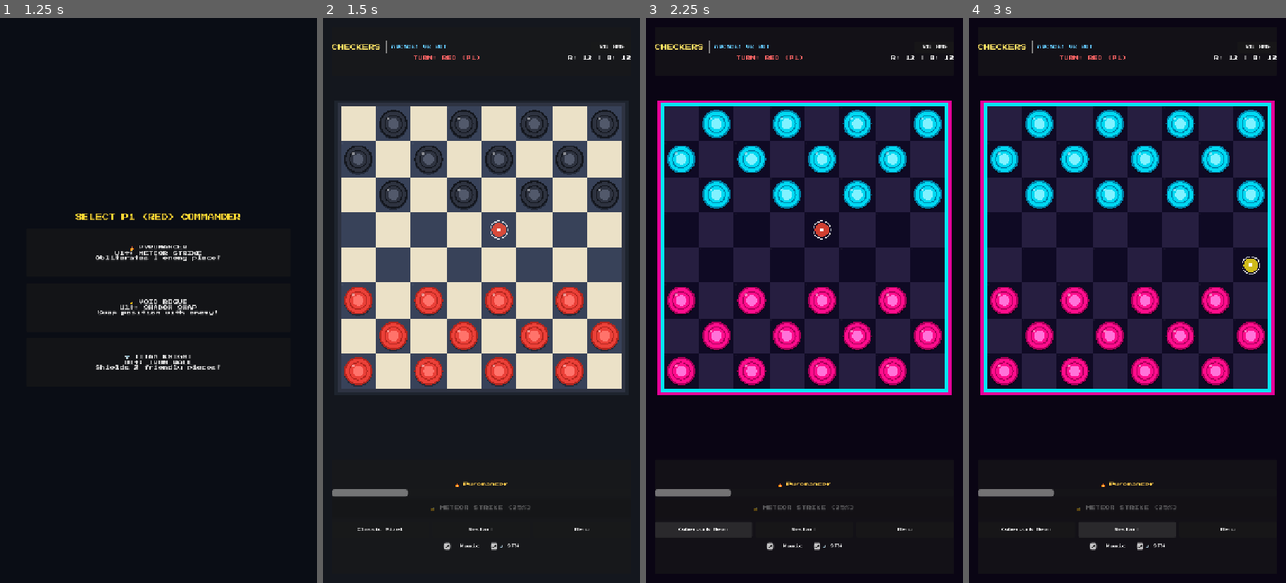
Above: before the commit, frames 1-4 (left to right).
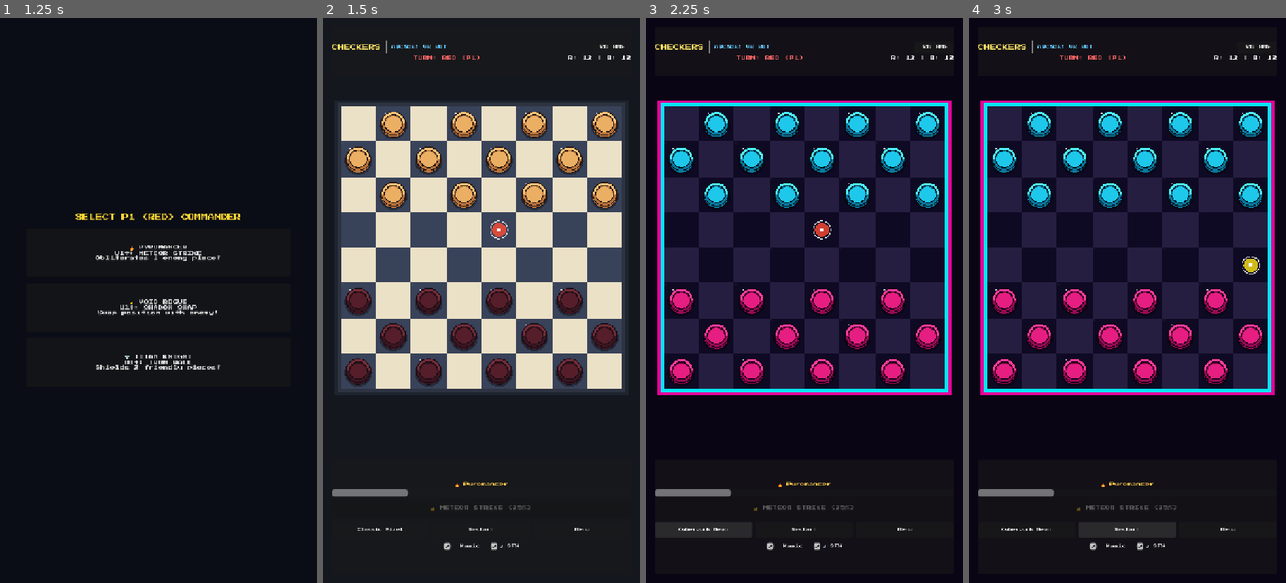
Above: after the commit, the same moments.

Repository: sylasjr/arcade-battle-checkers
Game: Godot game, scene res://scenes/Main.tscn
The game is run twice, just before and just after one commit, with the same random seed, the same clock (stepped at 60 frames per second) and the same inputs.
Inputs:
- Up to frame 1 (1.25 s): click "⚔️ VS BOT (Arcade)" at 0.5 s
- Up to frame 2 (1.5 s): click "🔥 PYROMANCER Ult: METEOR STRI…" at 1.25 s
- Up to frame 3 (2.25 s): click "Classic Pixel" at 2 s
- Up to frame 4 (3 s): click "Restart" at 2.75 s

Frame 1 is identical in both runs. In frame 2, 8.0% of the frame differs, in the area x 6-94%, y 16-65%; in frame 3, 8.1%; in frame 4, 8.1%.

Commit message:
feat: add handcrafted isometric pixel art checker textures matching reference style

Diff:
--- a/scripts/Piece.gd
+++ b/scripts/Piece.gd
@@ -24,8 +24,9 @@
 var ghost_spawn_timer: float = 0.0
 var move_speed: float = 0.26
 
-# Theme Colors
+# Texture & Theme Data
 var theme_data: Dictionary = {}
+var piece_texture: Texture2D = null
 
 func _ready() -> void:
 	update_appearance()
@@ -47,12 +48,24 @@
 	grid_pos = p_grid_pos
 	tile_size = p_tile_size
 	theme_data = p_theme
+	_load_current_texture()
 	position = grid_to_world(grid_pos)
 	queue_redraw()
 
 func apply_theme(p_theme: Dictionary) -> void:
 	theme_data = p_theme
-	queue_redraw()
+	_load_current_texture()
+	queue_redraw()
+
+func _load_current_texture() -> void:
+	var tex_path = ""
+	if player == Player.RED:
+		tex_path = theme_data.get("red_texture", "res://textures/piece_dark.png")
+	else:
+		tex_path = theme_data.get("black_texture", "res://textures/piece_light.png")
+
+	if ResourceLoader.exists(tex_path):
+		piece_texture = load(tex_path)
 
 func grid_to_world(coord: Vector2i) -> Vector2:
 	return Vector2(coord.x * tile_size + tile_size * 0.5, coord.y * tile_size + tile_size * 0.5)
@@ -142,9 +155,9 @@
 	elif has_lightning:
 		main_col = Color(0.2, 0.9, 1.0)
 	elif player == Player.RED:
-		main_col = theme_data.get("red_main", Color(0.95, 0.28, 0.24))
-	else:
-		main_col = theme_data.get("black_main", Color(0.24, 0.28, 0.36))
+		main_col = theme_data.get("red_main", Color(0.55, 0.20, 0.25))
+	else:
+		main_col = theme_data.get("black_main", Color(0.95, 0.75, 0.45))
 
 	ghost.setup(position, tile_size * 0.38, main_col)
 	get_parent().add_child(ghost)
@@ -182,70 +195,57 @@
 	tween.tween_property(self, "scale", Vector2(1.0, 1.0), 0.15)
 
 func update_appearance() -> void:
+	_load_current_texture()
 	queue_redraw()
 
 func _draw() -> void:
-	var radius = tile_size * 0.4
-	var main_color: Color
-	var border_color: Color
-	var inner_color: Color
-
-	if is_on_fire:
-		main_color = Color(1.0, 0.32, 0.05)
-		border_color = Color(1.0, 0.85, 0.2)
-		inner_color = Color(1.0, 0.95, 0.6)
-	elif has_lightning:
-		main_color = Color(0.15, 0.75, 1.0)
-		border_color = Color(0.9, 0.95, 1.0)
-		inner_color = Color(0.8, 1.0, 1.0)
-	elif player == Player.RED:
-		main_color = theme_data.get("red_main", Color(0.92, 0.25, 0.22))
-		border_color = theme_data.get("red_border", Color(0.72, 0.15, 0.12))
-		inner_color = theme_data.get("red_inner", Color(1.0, 0.45, 0.42))
-	else:
-		main_color = theme_data.get("black_main", Color(0.18, 0.20, 0.25))
-		border_color = theme_data.get("black_border", Color(0.08, 0.09, 0.12))
-		inner_color = theme_data.get("black_inner", Color(0.32, 0.35, 0.42))
-
-	# Pixel-style Chunky Shadow
-	var shadow_offset = Vector2(0, 6) if is_moving else Vector2(0, 3)
-	draw_circle(shadow_offset, radius, Color(0, 0, 0, 0.35))
+	var piece_draw_size = tile_size * 0.82
+	var half_s = piece_draw_size * 0.5
+
+	# Shadow
+	var shadow_offset = Vector2(0, 6) if is_moving else Vector2(0, 4)
+	draw_circle(shadow_offset, half_s * 0.95, Color(0, 0, 0, 0.35))
 
 	# Fire aura ring
 	if is_on_fire:
-		draw_circle(Vector2.ZERO, radius * 1.18, Color(1.0, 0.6, 0.1, 0.4))
-		draw_arc(Vector2.ZERO, radius * 1.25, 0, TAU, 16, Color(1.0, 0.85, 0.2, 0.7), 2.5)
+		draw_circle(Vector2.ZERO, half_s * 1.2, Color(1.0, 0.6, 0.1, 0.4))
+		draw_arc(Vector2.ZERO, half_s * 1.25, 0, TAU, 16, Color(1.0, 0.85, 0.2, 0.7), 2.5)
 
 	# Shield Energy Dome
 	if has_shield:
-		draw_circle(Vector2.ZERO, radius * 1.25, Color(0.1, 0.85, 1.0, 0.35))
-		draw_arc(Vector2.ZERO, radius * 1.3, 0, TAU, 24, Color(0.4, 0.95, 1.0, 0.9), 3.0)
-
-	# Stepped Pixel-Style Checker Drawing
-	draw_circle(Vector2.ZERO, radius, border_color)
-	draw_circle(Vector2.ZERO, radius * 0.88, main_color)
-	draw_arc(Vector2.ZERO, radius * 0.62, 0, TAU, 16, border_color, 2.5)
-	draw_circle(Vector2.ZERO, radius * 0.38, inner_color)
-	draw_rect(Rect2(-radius * 0.45, -radius * 0.45, 5, 5), Color(1, 1, 1, 0.45))
+		draw_circle(Vector2.ZERO, half_s * 1.25, Color(0.1, 0.85, 1.0, 0.35))
+		draw_arc(Vector2.ZERO, half_s * 1.3, 0, TAU, 24, Color(0.4, 0.95, 1.0, 0.9), 3.0)
+
+	# Lightning Aura
+	if has_lightning:
+		draw_arc(Vector2.ZERO, half_s * 1.15, 0, TAU, 16, Color(0.2, 0.9, 1.0, 0.85), 2.5)
+
+	# Draw Precise Pixel Art Texture Sprite (Matching user reference)
+	if piece_texture:
+		var rect = Rect2(-half_s, -half_s, piece_draw_size, piece_draw_size)
+		draw_texture_rect(piece_texture, rect, false)
+	else:
+		# Fallback draw
+		draw_circle(Vector2.ZERO, half_s, Color(0.5, 0.2, 0.2) if player == Player.RED else Color(0.9, 0.8, 0.5))
 
 	# King Crown
 	if is_king:
 		var gold = Color(1.0, 0.84, 0.0)
 		var gold_border = Color(0.70, 0.55, 0.0)
 		var crown_pts = PackedVector2Array([
-			Vector2(-12, 6),
-			Vector2(-14, -6),
-			Vector2(-6, -1),
-			Vector2(0, -10),
-			Vector2(6, -1),
-			Vector2(14, -6),
-			Vector2(12, 6)
+			Vector2(-12, 4),
+			Vector2(-14, -8),
+			Vector2(-6, -3),
+			Vector2(0, -12),
+			Vector2(6, -3),
+			Vector2(14, -8),
+			Vector2(12, 4)
 		])
 		draw_colored_polygon(crown_pts, gold)
 		draw_polyline(crown_pts, gold_border, 2.0, true)
-		draw_rect(Rect2(-15, -7, 4, 4), Color.WHITE)
-		draw_rect(Rect2(-2, -11, 4, 4), Color.WHITE)
-		draw_rect(Rect2(11, -7, 4, 4), Color.WHITE)
+		draw_rect(Rect2(-15, -9, 4, 4), Color.WHITE)
+		draw_rect(Rect2(-2, -13, 4, 4), Color.WHITE)
+		draw_rect(Rect2(11, -9, 4, 4), Color.WHITE)
 
 
 # Motion Blur Trail
--- a/scripts/ThemeManager.gd
+++ b/scripts/ThemeManager.gd
@@ -15,12 +15,10 @@
 		"board_dark": Color(0.22, 0.26, 0.35),
 		"board_border": Color(0.12, 0.14, 0.18),
 		"board_inner_border": Color(0.18, 0.20, 0.26),
-		"red_main": Color(0.92, 0.25, 0.22),
-		"red_border": Color(0.70, 0.15, 0.12),
-		"red_inner": Color(1.0, 0.45, 0.42),
-		"black_main": Color(0.18, 0.20, 0.25),
-		"black_border": Color(0.08, 0.09, 0.12),
-		"black_inner": Color(0.32, 0.35, 0.42),
+		"red_texture": "res://textures/piece_dark.png",
+		"black_texture": "res://textures/piece_light.png",
+		"red_main": Color(0.55, 0.20, 0.25),
+		"black_main": Color(0.95, 0.75, 0.45),
 		"glow_color": Color(0.2, 0.8, 1.0, 0.4)
 	},
 	ThemeType.CYBERPUNK_NEON: {
@@ -30,12 +28,10 @@
 		"board_dark": Color(0.06, 0.04, 0.14),
 		"board_border": Color(0.9, 0.0, 0.6),
 		"board_inner_border": Color(0.0, 0.9, 0.95),
-		"red_main": Color(1.0, 0.05, 0.55), # Neon Magenta
-		"red_border": Color(0.65, 0.0, 0.35),
-		"red_inner": Color(1.0, 0.45, 0.85),
-		"black_main": Color(0.0, 0.85, 0.95), # Neon Cyan
-		"black_border": Color(0.0, 0.5, 0.65),
-		"black_inner": Color(0.5, 0.95, 1.0),
+		"red_texture": "res://textures/piece_neon_magenta.png",
+		"black_texture": "res://textures/piece_neon_cyan.png",
+		"red_main": Color(1.0, 0.05, 0.55),
+		"black_main": Color(0.0, 0.85, 0.95),
 		"glow_color": Color(0.0, 1.0, 0.8, 0.5)
 	},
 	ThemeType.RETRO_WOOD: {
@@ -45,12 +41,10 @@
 		"board_dark": Color(0.42, 0.26, 0.14),
 		"board_border": Color(0.24, 0.14, 0.08),
 		"board_inner_border": Color(0.32, 0.18, 0.10),
-		"red_main": Color(0.80, 0.20, 0.15),
-		"red_border": Color(0.50, 0.10, 0.08),
-		"red_inner": Color(0.95, 0.35, 0.30),
-		"black_main": Color(0.15, 0.12, 0.10),
-		"black_border": Color(0.08, 0.06, 0.04),
-		"black_inner": Color(0.28, 0.22, 0.18),
+		"red_texture": "res://textures/piece_dark.png",
+		"black_texture": "res://textures/piece_light.png",
+		"red_main": Color(0.55, 0.20, 0.25),
+		"black_main": Color(0.95, 0.75, 0.45),
 		"glow_color": Color(1.0, 0.75, 0.2, 0.4)
 	},
 	ThemeType.MAGMA_INFERNO: {
@@ -60,12 +54,10 @@
 		"board_dark": Color(0.14, 0.04, 0.02),
 		"board_border": Color(0.85, 0.25, 0.05),
 		"board_inner_border": Color(0.95, 0.65, 0.1),
-		"red_main": Color(1.0, 0.35, 0.05), # Blazing Orange
-		"red_border": Color(0.65, 0.15, 0.0),
-		"red_inner": Color(1.0, 0.75, 0.3),
-		"black_main": Color(0.16, 0.12, 0.14), # Obsidian Ash
-		"black_border": Color(0.08, 0.04, 0.06),
-		"black_inner": Color(0.30, 0.22, 0.24),
+		"red_texture": "res://textures/piece_magma.png",
+		"black_texture": "res://textures/piece_ash.png",
+		"red_main": Color(1.0, 0.35, 0.05),
+		"black_main": Color(0.35, 0.30, 0.32),
 		"glow_color": Color(1.0, 0.4, 0.0, 0.5)
 	}
 }
Binary file added: textures/piece_ash.png
Not shown, added: textures/piece_ash.png.import
Binary file added: textures/piece_dark.png
Not shown, added: textures/piece_dark.png.import
Binary file added: textures/piece_light.png
Not shown, added: textures/piece_light.png.import
Binary file added: textures/piece_magma.png
Not shown, added: textures/piece_magma.png.import
Binary file added: textures/piece_neon_cyan.png
Not shown, added: textures/piece_neon_cyan.png.import
Binary file added: textures/piece_neon_magenta.png
Not shown, added: textures/piece_neon_magenta.png.import
